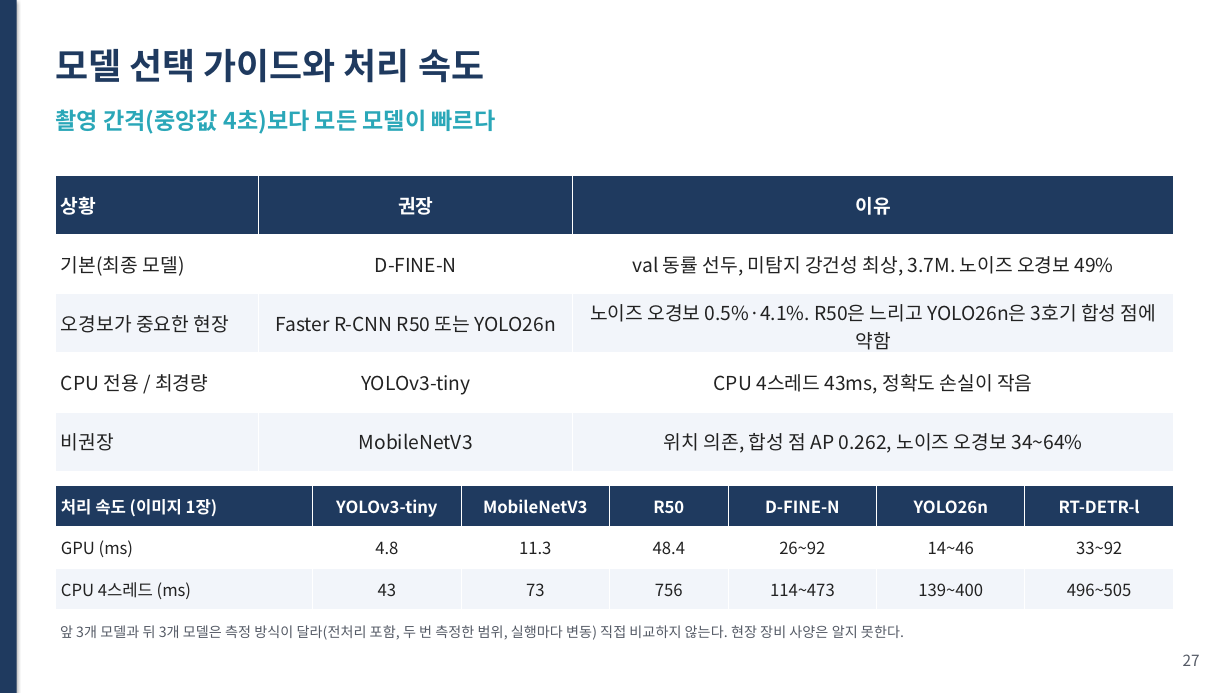
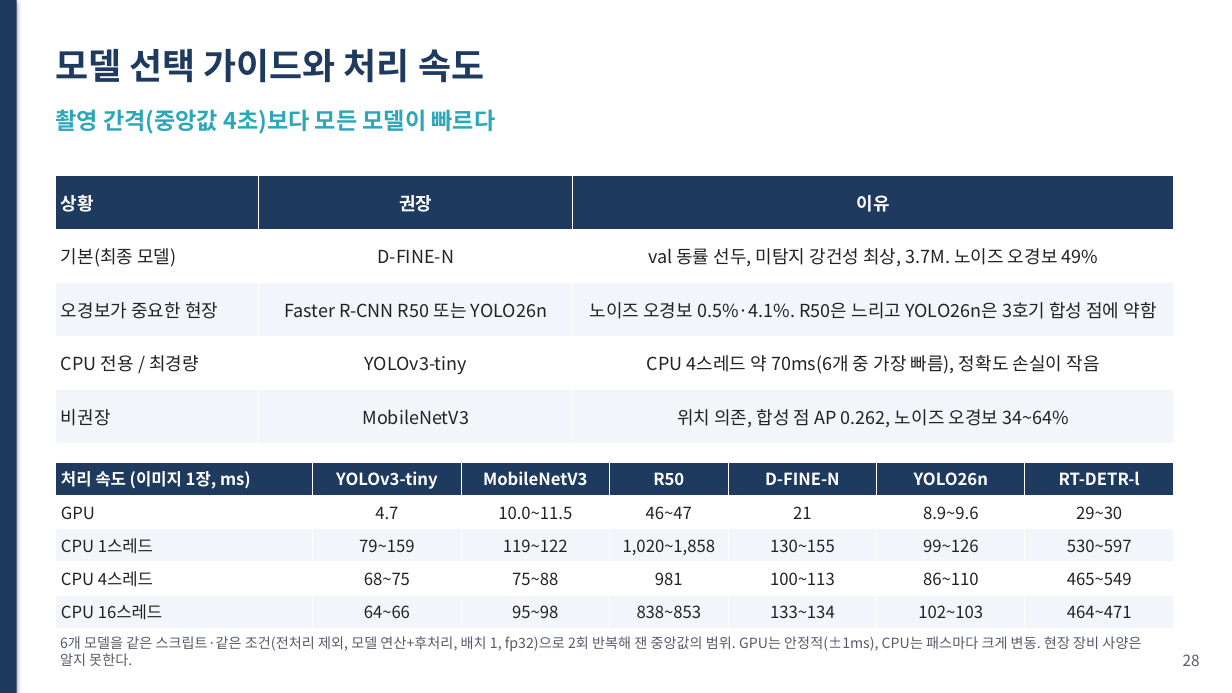
Before and after one commit to hmy7788/kamp_xray_detection, a slide deck: slide 28 of ppt/presentation.pptx (slide 27 before the commit). Drawn at 1232x693 pixels with LibreOffice and Linux fonts; fonts in the diff are those of the drawing. Boxes give left, top, right and bottom in pixels: in the first picture for what was removed or moved away, otherwise in the second. Text is boxed around its words. In the diff, an @@ line names an element or a change of style, - is before the commit and + after.

```diff
--- a/ppt/presentation.pptx
+++ b/ppt/presentation.pptx
@@ table at (x1=55, y1=176, x2=1174, y2=444) @@
-row 4, column 3: CPU 4스레드 43ms, 정확도 손실이 작음
+row 4, column 3: CPU 4스레드 약 70ms(6개 중 가장 빠름), 정확도 손실이 작음
@@ size 15 to 14 pt in "상황", "권장", "이유", "기본(최종 모델)" and 10 more places @@
@@ table at (x1=55, y1=462, x2=1175, y2=628) @@
-row 1: 처리 속도 (이미지 1장) | YOLOv3-tiny | MobileNetV3 | R50 | D-FINE-N | YOLO26n | RT-DETR-l
-row 2: GPU (ms) | 4.8 | 11.3 | 48.4 | 26~92 | 14~46 | 33~92
-row 3: CPU 4스레드 (ms) | 43 | 73 | 756 | 114~473 | 139~400 | 496~505
+row 1: 처리 속도 (이미지 1장, ms) | YOLOv3-tiny | MobileNetV3 | R50 | D-FINE-N | YOLO26n | RT-DETR-l
+row 2: GPU | 4.7 | 10.0~11.5 | 46~47 | 21 | 8.9~9.6 | 29~30
+row 3: CPU 1스레드 | 79~159 | 119~122 | 1,020~1,858 | 130~155 | 99~126 | 530~597
+row 4: CPU 4스레드 | 68~75 | 75~88 | 981 | 100~113 | 86~110 | 465~549
+row 5: CPU 16스레드 | 64~66 | 95~98 | 838~853 | 133~134 | 102~103 | 464~471
@@ table resized from (x1=55, y1=485, x2=1175, y2=610) to (x1=55, y1=462, x2=1175, y2=628) @@
@@ text at (x1=60, y1=636, x2=1141, y2=666): text changed @@
-앞 3개 모델과 뒤 3개 모델은 측정 방식이 달라(전처리 포함, 두 번 측정한 범위, 실행마다 변동) 직접 비교하지 않는다. 현장 장비 사양은 알지 못한다.
+6개 모델을 같은 스크립트·같은 조건(전처리 제외, 모델 연산+후처리, 배치 1, fp32)으로 2회 반복해 잰 중앙값의 범위. GPU는 안정적(±1ms), CPU는 패스마다 크게 변동. 현장 장비 사양은 알지 못한다.
@@ text at (x1=1183, y1=654, x2=1200, y2=666): text changed @@
-27
+28
```
Also in this commit, not shown: 8 other slides changed, 1 slide added, 19 other files.
